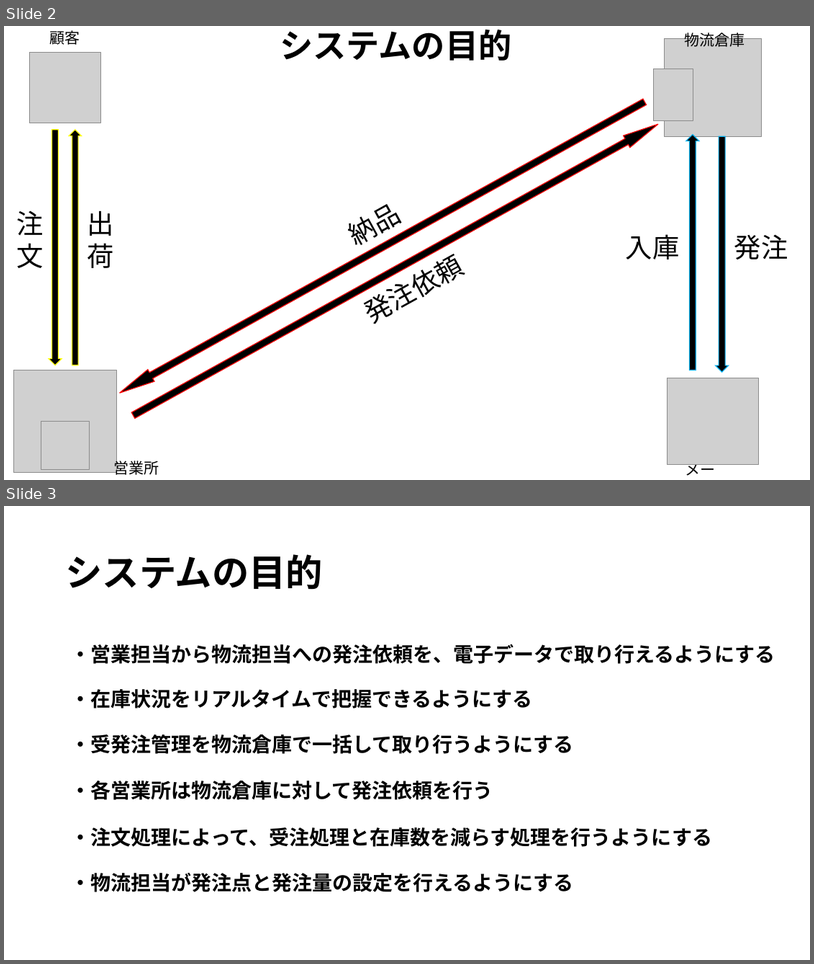
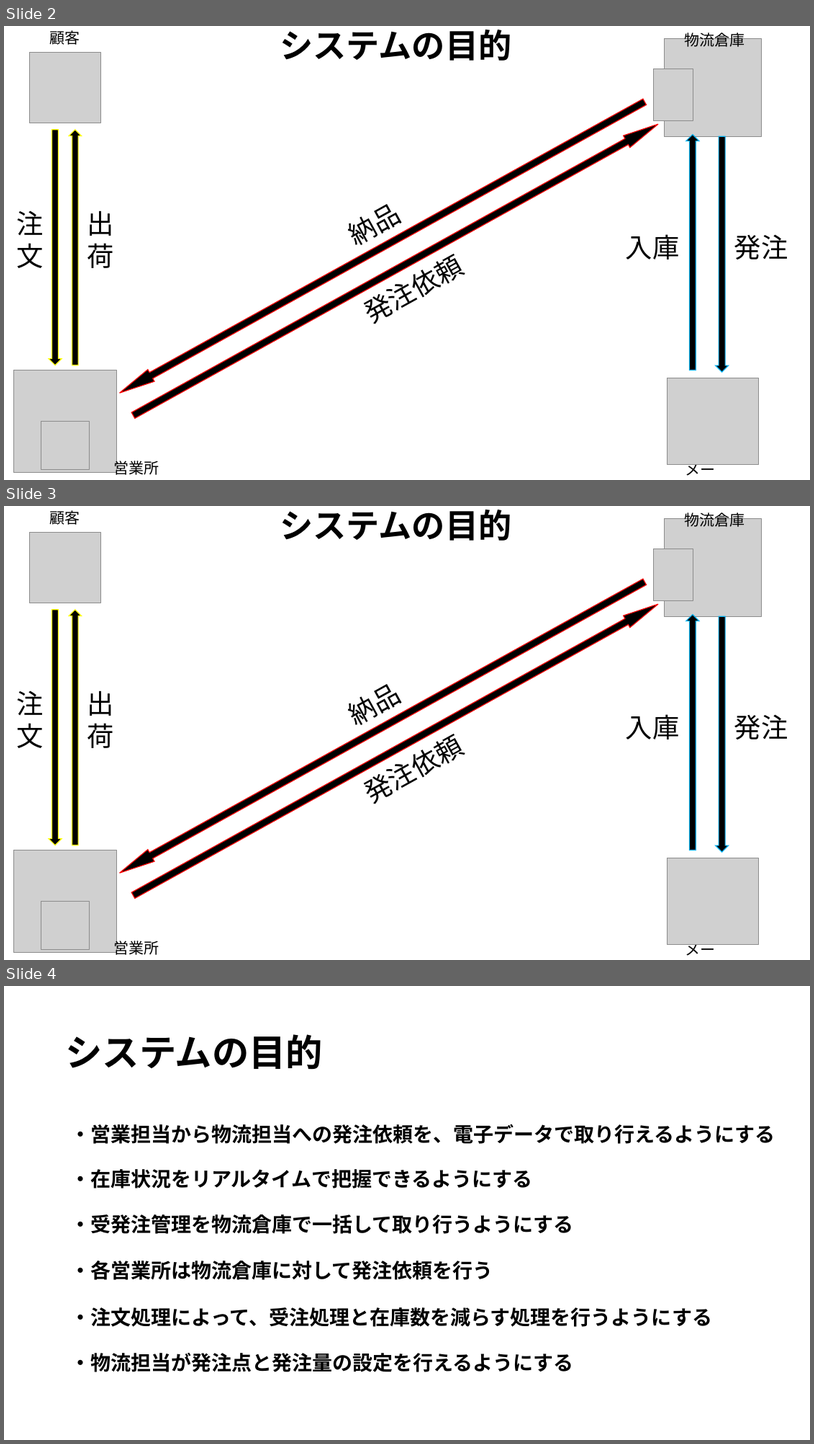
Before and after one commit to Yamanin3/system-devel, a slide deck: 企画発表プレゼンテーション.pptx. Shown one above the other, each under a label of ours: slides 2 and 3 before the commit, slides 2, 3 and 4 after it. The pictures are 814x964 and 814x1444 pixels, drawn with LibreOffice and Linux fonts; fonts in the diff are those of the drawing; grey boxes stand for pictures; background and template pictures are left out. Boxes give left, top, right and bottom in pixels: in the first picture for what was removed or moved away, otherwise in the second. Text is boxed around its words. In the diff, an @@ line names an element or a change of style, - is before the commit and + after.

```diff
--- a/企画発表プレゼンテーション.pptx
+++ b/企画発表プレゼンテーション.pptx
@@ slide 3 added at (4,506,810,960), background picture (left out) @@
@@ text added at (49,510,80,525), 18 pt, text #000000 @@
+顧客
@@ title added at (280,509,512,541), 39.6 pt, text #000000, bold @@
+システムの目的
@@ picture added at (665,519,762,616) @@
@@ text added at (685,510,746,527), 18 pt, text #000000 @@
+物流倉庫
@@ picture added at (30,532,100,602) @@
@@ picture added at (654,548,694,600) @@
@@ right arrow added at (116,576,648,880), fill #000000, outline #FF0000 1 pt @@
@@ right arrow added at (49,610,62,845), fill #000000, outline #FFFF00 1 pt @@
@@ right arrow added at (69,610,82,845), fill #000000, outline #FFFF00 1 pt @@
@@ right arrow added at (130,597,662,901), fill #000000, outline #FF0000 1 pt @@
@@ right arrow added at (687,614,700,849), fill #000000, outline #00B0F0 1 pt @@
@@ right arrow added at (716,616,729,852), fill #000000, outline #00B0F0 1 pt @@
@@ text added at (16,690,43,748), 32 pt, text #000000 @@
+注文
@@ text added at (88,690,114,748), 32 pt, text #000000 @@
+出荷
@@ text added at (356,698,380,733), 32 pt, text #000000 @@
+納品
@@ text added at (626,714,680,739), 32 pt, text #000000 @@
+入庫
@@ text added at (735,714,789,739), 32 pt, text #000000 @@
+発注
@@ text added at (371,764,419,804), 32 pt, text #000000 @@
+発注依頼
@@ picture added at (13,849,116,952) @@
@@ picture added at (668,857,759,944) @@
@@ picture added at (41,901,89,949) @@
@@ text added at (114,938,160,955), 18 pt, text #000000 @@
+営業所
@@ text added at (685,939,715,955), 18 pt, text #000000 @@
+メーカー
@@ what was slide 3 is now slide 4 @@
```
Also in this commit, not shown: 3 slides changed.
